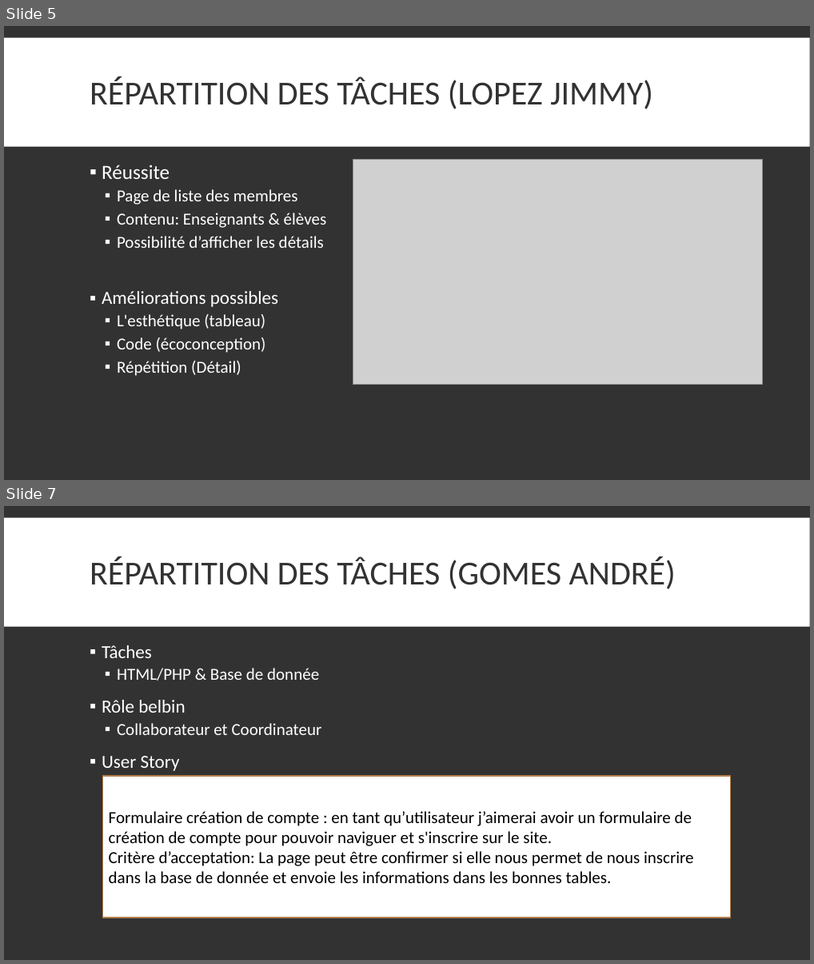
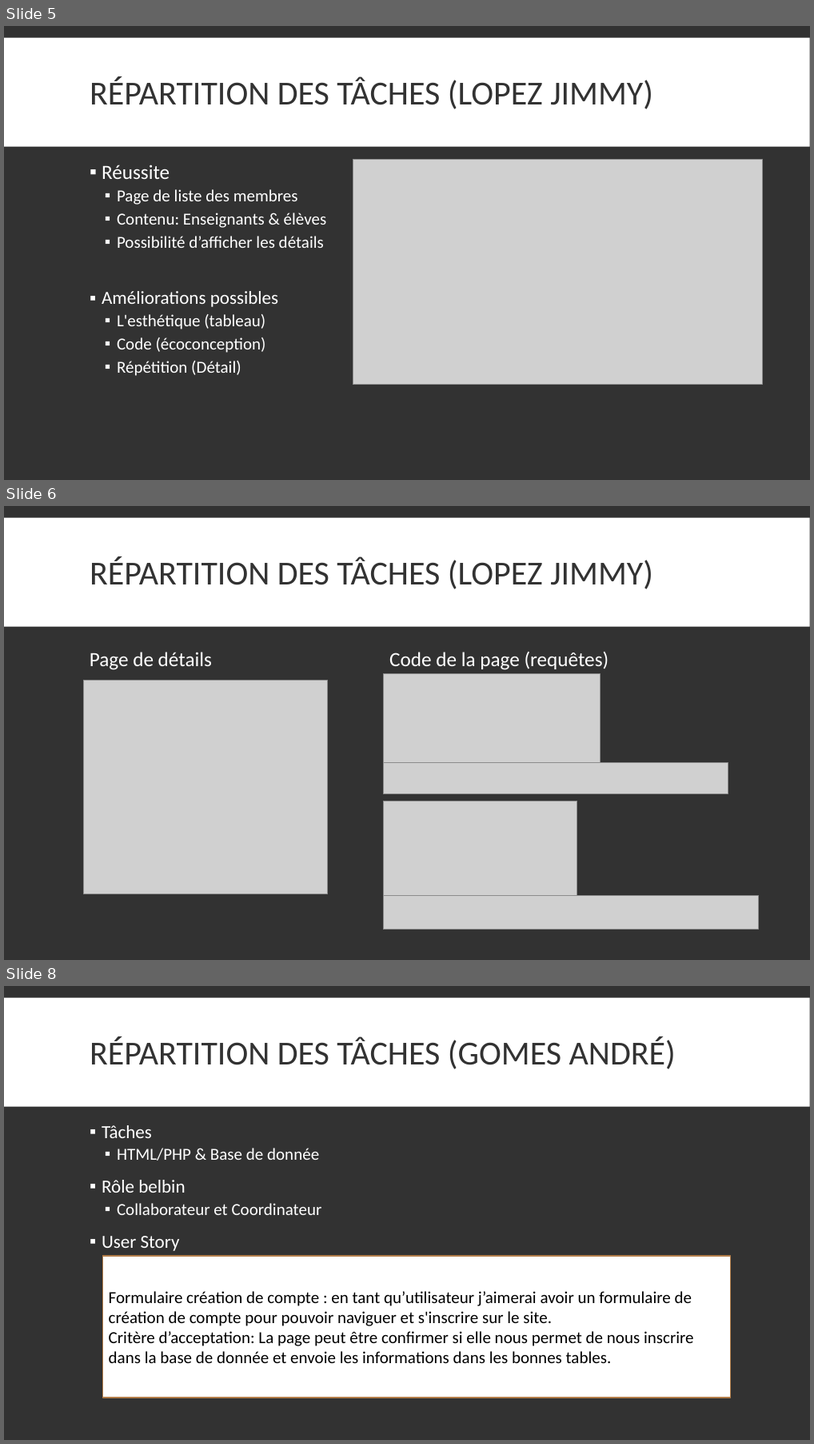
Before and after one commit to Fairymax/col-go-lo, a slide deck: Documentation/P_042_Catalogue.pptx. Shown one above the other, each under a label of ours: slides 5 and 7 before the commit, slides 5, 6 and 8 after it; the slides between them are not shown. The pictures are 814x964 and 814x1444 pixels, drawn with LibreOffice and Linux fonts; fonts in the diff are those of the drawing; grey boxes stand for pictures. Boxes give left, top, right and bottom in pixels: in the first picture for what was removed or moved away, otherwise in the second. Text is boxed around its words. In the diff, an @@ line names an element or a change of style, - is before the commit and + after.

```diff
--- a/Documentation/P_042_Catalogue.pptx
+++ b/Documentation/P_042_Catalogue.pptx
@@ slide 6 added at box(4, 506, 810, 960), background #323232; not listed: 1 template element that a slide beside it also shows @@
@@ title added at box(90, 557, 654, 589), 40 pt, text #323232 @@
+RÉPARTITION DES TÂCHES (LOPEZ JIMMY)
@@ text added at box(90, 652, 212, 670), 24 pt, text #FFFFFF @@
+Page de détails
@@ picture added at box(384, 673, 601, 793) @@
@@ text added at box(390, 652, 610, 670), 24 pt, text #FFFFFF @@
+Code de la page (requêtes)
@@ picture added at box(84, 680, 328, 894) @@
@@ picture added at box(384, 763, 728, 793) @@
@@ picture added at box(384, 800, 578, 928) @@
@@ picture added at box(384, 895, 759, 928) @@
@@ what was slide 7 is now slide 8 @@
```
Also in this commit, not shown: 1 slide changed, 1 other file.
